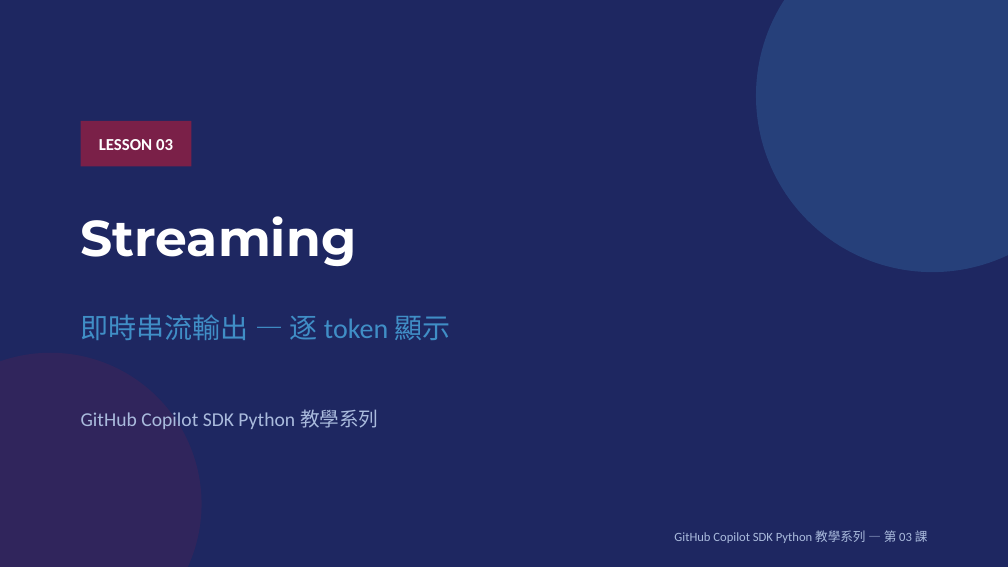
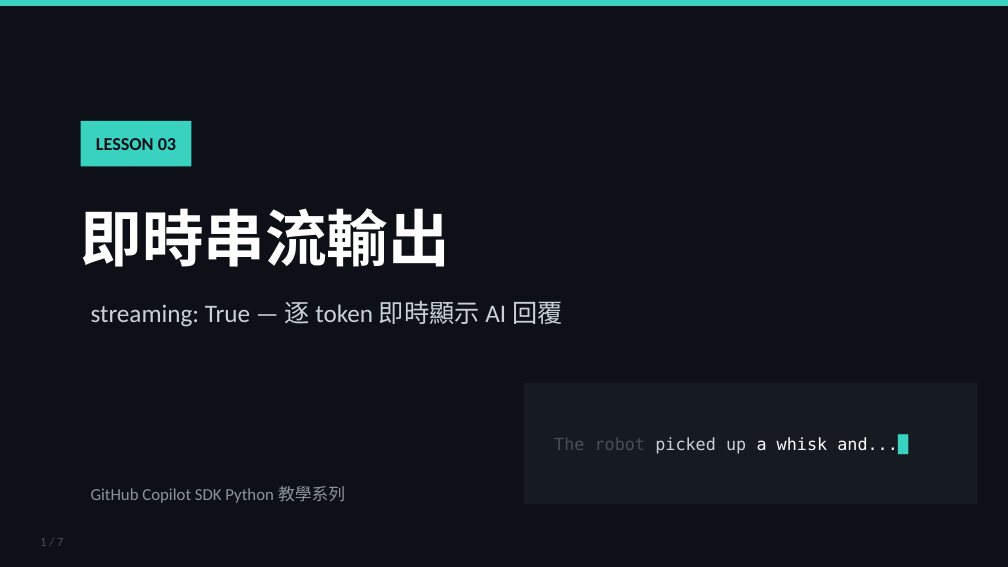
Before and after one commit to skcht/agent_class, a slide deck: slide 1 of 03_streaming/slides.pptx. Drawn at 1008x567 pixels with LibreOffice and Linux fonts; fonts in the diff are those of the drawing. Boxes give left, top, right and bottom in pixels: in the first picture for what was removed or moved away, otherwise in the second. Text is boxed around its words. In the diff, an @@ line names an element or a change of style, - is before the commit and + after.

```diff
--- a/03_streaming/slides.pptx
+++ b/03_streaming/slides.pptx
@@ background #1E2761 to #0D1117 @@
@@ rectangle added at (0,0,1008,6), fill #39D2C0 @@
@@ ellipse removed at (756,0,1008,272) @@
@@ text "LESSON 03" at (96,138,176,150): size 12 to 13 pt, text colour #FFFFFF to #0D1117 @@
@@ rectangle at (81,121,192,166): fill #7A2048 to #39D2C0 @@
@@ text at (81,208,451,267): text changed; size 20 to 44 pt; font Calibri to Montserrat; text colour #408EC6 to #FFFFFF; bold on @@
-即時串流輸出 — 逐 token 顯示
+即時串流輸出
@@ text at (91,301,562,327): text changed; size 36 to 18 pt; font Montserrat to Calibri; text colour #FFFFFF to #C9D1D9; bold off @@
-Streaming
+streaming: True — 逐 token 即時顯示 AI 回覆
@@ ellipse removed at (0,353,202,567) @@
@@ rectangle added at (524,383,978,504), fill #161B22 @@
@@ text at (554,437,908,454): text changed; size 14 to 12 pt; font Calibri to DejaVu Sans Mono; text colour #AABBDD to #FFFFFF @@
-GitHub Copilot SDK Python 教學系列
+The robot picked up a whisk and...█
@@ text at (91,486,345,503): text changed; size 9 to 12 pt; text colour #AABBDD to #8B949E @@
-GitHub Copilot SDK Python 教學系列 — 第 03 課
+GitHub Copilot SDK Python 教學系列
@@ text added at (40,538,63,546), 9 pt, text #484F58 @@
+1 / 7
```
Also in this commit, not shown: 1 other slide changed, 5 slides added, 5 slides removed.
